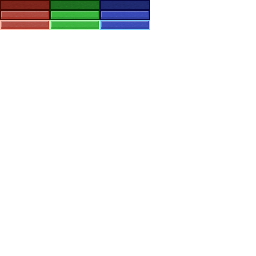
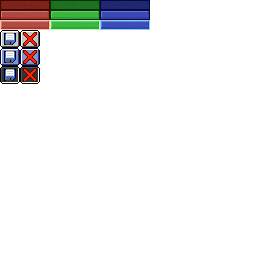
Before/after of a 256px x 256px layered artwork. What changed in the layer stack:
added layer "SaveButton" above "ExitButton" over (0, 30, 42, 84)
added layer "ExitButton" above "EditorButtonsBase" over (0, 30, 42, 84)
painted on "RedTint" over (0, 30, 42, 84)
painted on "GreenTint" over (0, 30, 42, 84)
painted on "BlueTint" over (0, 30, 42, 84)
painted on "Buttons" over (0, 30, 42, 84)
